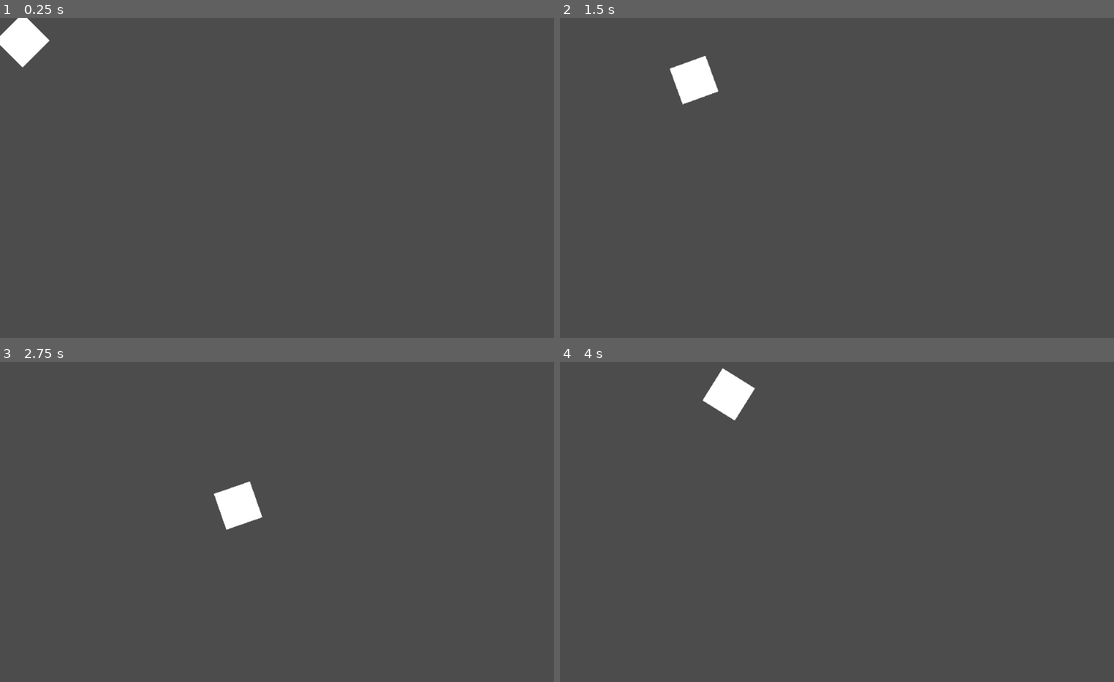
Above: before the commit, frames 1-4 (two rows, left to right).
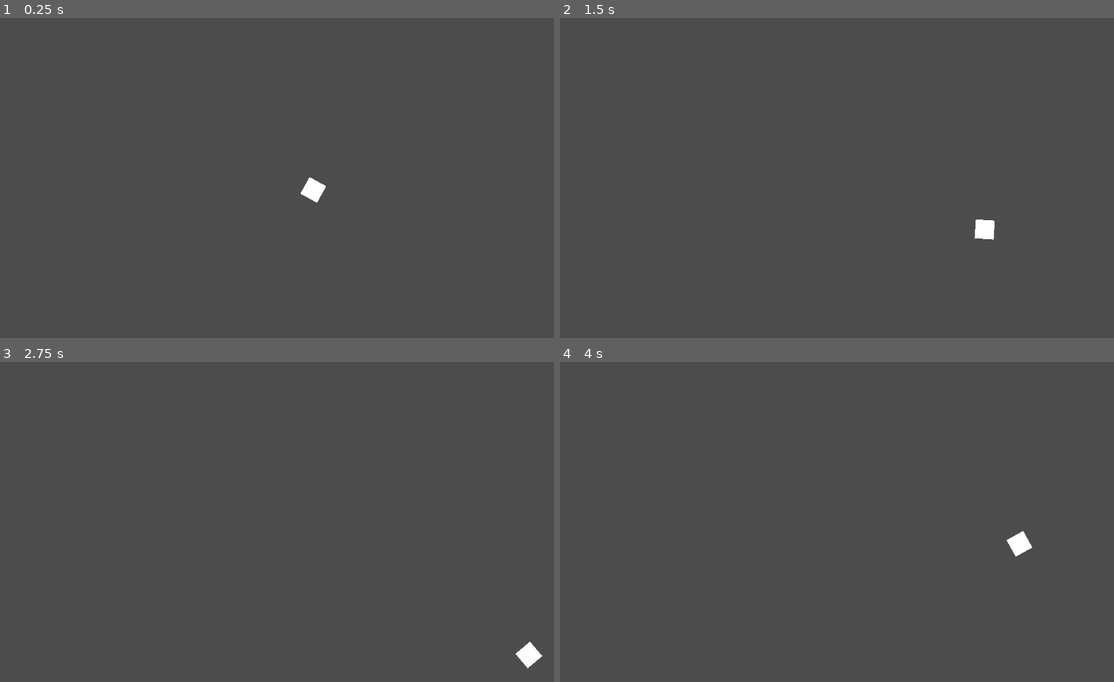
Above: after the commit, the same moments.

Repository: Detsibli/GodotTestGame
Game: Godot game, scene res://Level.tscn
The game is run twice, just before and just after one commit, with the same random seed, the same clock (stepped at 60 frames per second) and the same inputs.
Inputs (mouse positions are in pixels of both pictures, inside the frame that each line leads up to):
- Up to frame 1 (0.25 s): no input
- Up to frame 2 (1.5 s): tap Enter at 0.5 s; move the mouse to (997, 178) at 0.52 s; hold D (right) 0.53-1.28 s; click (997, 178) at 0.6 s; move the mouse to (742, 213) at 1.27 s; hold S (down) from 1.28 s (still down); tap Space (space) at 1.35 s
- Up to frame 3 (2.75 s): click (182, 557) at 1.55 s; move the mouse to (365, 461) at 2.02 s; release S (down) at 2.03 s; hold D (right) from 2.03 s (still down); click (365, 461) at 2.1 s
- Up to frame 4 (4 s): move the mouse to (831, 611) at 2.77 s; release D (right) at 2.78 s; hold W (up) 2.78-3.53 s; click (831, 611) at 2.85 s; move the mouse to (1047, 592) at 3.52 s; hold A (left) from 3.53 s (still down); tap Space (space) at 3.6 s; click (1047, 592) at 3.8 s

The runs differ from the first frame. In frame 1, 1.0% of the frame differs, in the area x 0-59%, y 0-58%; in frame 2, 1.0%; in frame 3, 1.0%; in frame 4, 1.1%, in the area x 25-86%, y 1-61%.

Commit message:
Added bullet function

Diff:
--- /dev/null
+++ b/Bullet.tscn
@@ -0,0 +1,17 @@
+[gd_scene load_steps=3 format=2]
+
+[ext_resource path="res://Sprites/Player.png" type="Texture" id=1]
+
+[sub_resource type="RectangleShape2D" id=1]
+extents = Vector2( 16, 6.5 )
+
+[node name="Bullet" type="RigidBody2D"]
+
+[node name="CollisionShape2D" type="CollisionShape2D" parent="."]
+position = Vector2( 6, 5.5 )
+shape = SubResource( 1 )
+
+[node name="Sprite" type="Sprite" parent="."]
+position = Vector2( 6, 5.5 )
+scale = Vector2( 0.5, 0.2 )
+texture = ExtResource( 1 )
--- a/Level.tscn
+++ b/Level.tscn
@@ -12,7 +12,8 @@
 [node name="Level" type="Node2D"]
 
 [node name="Player" type="KinematicBody2D" parent="."]
-position = Vector2( 38, 38 )
+position = Vector2( 527, 290 )
+scale = Vector2( 0.5, 0.5 )
 script = ExtResource( 2 )
 
 [node name="CollisionShape2D" type="CollisionShape2D" parent="Player"]
--- a/Player.gd
+++ b/Player.gd
@@ -1,6 +1,8 @@
 extends KinematicBody2D
 
 var moveSpeed = 250
+var bulletSpeed = 2000
+var bullet = preload("res://Bullet.tscn")
 
 # Called when the node enters the scene tree for the first time.
 func _ready():
@@ -33,3 +35,16 @@
 
 		# Rotates Player sprite to the mouses current position
 		look_at(get_global_mouse_position())
+
+
+		# When LMB is pressed, fire a bullet
+		if Input.is_action_just_pressed("LMB"):
+			fire()
+
+
+func fire():
+	var bullet_inst = bullet.instance()
+	bullet_inst.position = get_global_position()
+	bullet_inst.rotation_degrees = rotation_degrees
+	bullet_inst.apply_impulse(Vector2(),Vector2(bulletSpeed,0).rotated(rotation))
+	get_tree().get_root().call_deferred("add_child",bullet_inst)
--- a/project.godot
+++ b/project.godot
@@ -41,6 +41,11 @@
 "events": [ Object(InputEventKey,"resource_local_to_scene":false,"resource_name":"","device":0,"alt":false,"shift":false,"control":false,"meta":false,"command":false,"pressed":false,"scancode":0,"physical_scancode":32,"unicode":0,"echo":false,"script":null)
  ]
 }
+LMB={
+"deadzone": 0.5,
+"events": [ Object(InputEventMouseButton,"resource_local_to_scene":false,"resource_name":"","device":0,"alt":false,"shift":false,"control":false,"meta":false,"command":false,"button_mask":0,"position":Vector2( 0, 0 ),"global_position":Vector2( 0, 0 ),"factor":1.0,"button_index":1,"pressed":false,"doubleclick":false,"script":null)
+ ]
+}
 
 [physics]
 
